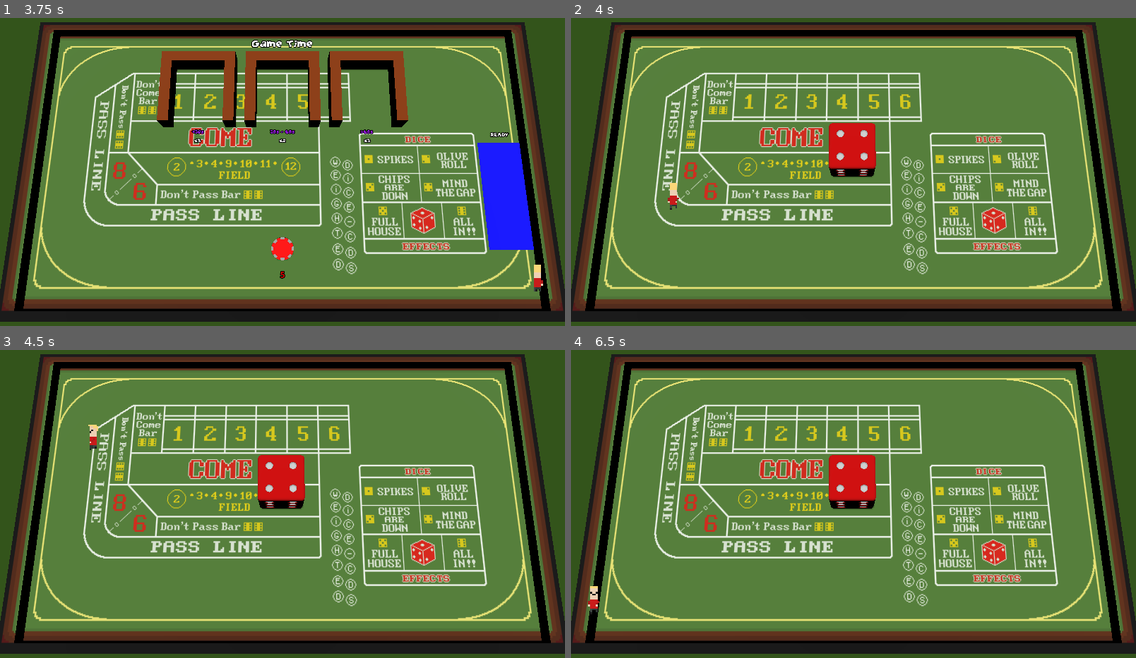
Above: before the commit, frames 1-4 (two rows, left to right).
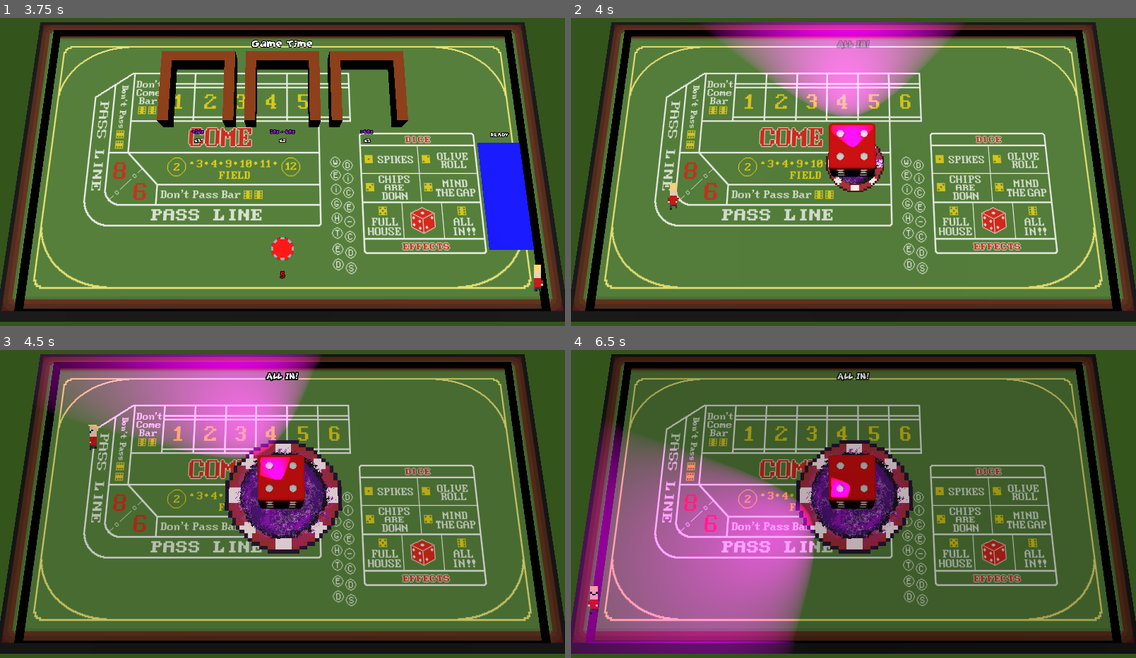
Above: after the commit, the same moments.

Repository: Laks0/weighted-dice-3d
Game: Godot game, scene res://Scenes/CharacterScreen/CharacterScreen.tscn
Same seed, same stepped clock (60 frames per second), same inputs: the game is played once before the commit and once after it.
Inputs:
- Up to frame 1 (3.75 s): click "Start" at 0.5 s; tap Enter (grab_mouse) at 1.25, 2.1 s; hold D (move_right_kb) 1.28-2.03 s; tap Alt (grab_kb2) at 1.35 s; hold S (move_down_kb) 2.03-2.78 s; hold D (move_right_kb) 2.78-3.53 s; tap Down (move_down_kb2) at 2.85 s; hold W (move_up_kb) from 3.53 s (still down); tap Left (move_left_kb2) at 3.6 s
- Up to frame 2 (4 s): keep holding W (move_up_kb)
- Up to frame 3 (4.5 s): release W (move_up_kb) at 4.28 s; hold A (move_left_kb) from 4.28 s (still down); tap Right (move_right_kb2) at 4.35 s
- Up to frame 4 (6.5 s): tap Up (move_up_kb2) at 5.1 s; release A (move_left_kb) at 5.78 s; hold S (move_down_kb) from 5.78 s (still down); tap Alt (grab_kb2) at 5.85 s

Frame 1 is identical in both runs. In frame 2, 9.1% of the frame differs, in the area x 23-70%, y 1-57%; in frame 3, 26%; in frame 4, 82%, in the area x 0-100%, y 2-99%.

Commit message:
Efecto All In

Diff:
--- a/Classes/Die/StateMachine/Roll/Stomp.gd
+++ b/Classes/Die/StateMachine/Roll/Stomp.gd
@@ -4,7 +4,7 @@
 var die : Die
 
 func _on_enter(_args):
-	result = randi() % 5 # TODO: Cambiar a 6 cuando estén los 6 efectos
+	result = randi() % 6
 
 	die = target as Die
 
--- /dev/null
+++ b/Classes/Effects/AllIn/AllInEffect.gd
@@ -0,0 +1,20 @@
+extends Effect
+
+@export var PortalScene : PackedScene
+
+var portal
+
+func start():
+	portal = PortalScene.instantiate()
+	portal.position.y = .06
+	arena.add_child(portal)
+
+	var lightTween := get_tree().create_tween()
+	lightTween.tween_property(arena.getMainLight(), "light_energy", .5, 1)
+	lightTween.set_ease(Tween.EASE_OUT)
+
+func end():
+	portal.kill()
+	var lightTween := get_tree().create_tween()
+	lightTween.tween_property(arena.getMainLight(), "light_energy", 1, 1)
+	lightTween.set_ease(Tween.EASE_OUT)
--- /dev/null
+++ b/Classes/Effects/AllIn/AllInEffect.tscn
@@ -0,0 +1,9 @@
+[gd_scene load_steps=3 format=3 uid="uid://1vq3q5rv3j3a"]
+
+[ext_resource type="Script" path="res://Classes/Effects/AllIn/AllInEffect.gd" id="1_pbkt0"]
+[ext_resource type="PackedScene" uid="uid://culfgpoe3bjxa" path="res://Classes/Effects/AllIn/Portal.tscn" id="2_d8hlu"]
+
+[node name="AllInEffect" type="Node"]
+script = ExtResource("1_pbkt0")
+PortalScene = ExtResource("2_d8hlu")
+effectName = "ALL IN!"
--- /dev/null
+++ b/Classes/Effects/AllIn/Portal.gd
@@ -0,0 +1,40 @@
+extends Area3D
+
+var rayDir := Vector3(PI/100, 0, 0)
+
+func _process(delta):
+	rayDir.y += PI/4 * delta
+
+	$Spotlight.rotation = rayDir
+
+	for i in get_tree().get_nodes_in_group("Monigotes"):
+		var mon := i as Monigote
+		if not isOnRay(mon):
+			continue
+		var dir3D = mon.position.direction_to(position)
+		var acceleration = 150
+		var dist = 1/mon.position.distance_to(position)
+		mon.knockback(Vector2(dir3D.x, dir3D.z).normalized() * acceleration * dist * delta)
+
+func isOnRay(mon : Monigote):
+	var dir2d := Vector2.from_angle(-rayDir.y - PI/2)
+	var pos2d := Vector2(mon.position.x, mon.position.z).normalized()
+
+	var angle := dir2d.angle_to(pos2d)
+	return angle < PI/4 and angle > -PI/4
+
+func _on_animated_sprite_3d_animation_finished():
+	if $AnimatedSprite3D.animation == "Spawn":
+		$AnimatedSprite3D.play("Loop")
+	if $AnimatedSprite3D.animation == "DeSpawn":
+		queue_free()
+
+func _on_body_entered(body):
+	if body is Monigote:
+		body.die()
+
+func kill():
+	var lightTween := get_tree().create_tween()
+	lightTween.tween_property($Spotlight, "light_energy", 0, .4)
+	lightTween.set_ease(Tween.EASE_OUT)
+	$AnimatedSprite3D.play("DeSpawn")
--- /dev/null
+++ b/Classes/Effects/AllIn/Portal.tscn
@@ -0,0 +1,141 @@
+[gd_scene load_steps=18 format=3 uid="uid://culfgpoe3bjxa"]
+
+[ext_resource type="Script" path="res://Classes/Effects/AllIn/Portal.gd" id="1_8x0fw"]
+[ext_resource type="Texture2D" uid="uid://qtt2n6v6w1dc" path="res://Classes/Effects/AllIn/portal ficha-Sheet.png" id="1_k0i47"]
+
+[sub_resource type="AtlasTexture" id="AtlasTexture_p3svm"]
+atlas = ExtResource("1_k0i47")
+region = Rect2(576, 0, 192, 192)
+
+[sub_resource type="AtlasTexture" id="AtlasTexture_uxn3a"]
+atlas = ExtResource("1_k0i47")
+region = Rect2(384, 0, 192, 192)
+
+[sub_resource type="AtlasTexture" id="AtlasTexture_w3c6q"]
+atlas = ExtResource("1_k0i47")
+region = Rect2(192, 0, 192, 192)
+
+[sub_resource type="AtlasTexture" id="AtlasTexture_nym45"]
+atlas = ExtResource("1_k0i47")
+region = Rect2(0, 0, 192, 192)
+
+[sub_resource type="AtlasTexture" id="AtlasTexture_w3gdd"]
+atlas = ExtResource("1_k0i47")
+region = Rect2(576, 0, 192, 192)
+
+[sub_resource type="AtlasTexture" id="AtlasTexture_8nnt0"]
+atlas = ExtResource("1_k0i47")
+region = Rect2(768, 0, 192, 192)
+
+[sub_resource type="AtlasTexture" id="AtlasTexture_kfnlv"]
+atlas = ExtResource("1_k0i47")
+region = Rect2(960, 0, 192, 192)
+
+[sub_resource type="AtlasTexture" id="AtlasTexture_htg5h"]
+atlas = ExtResource("1_k0i47")
+region = Rect2(1152, 0, 192, 192)
+
+[sub_resource type="AtlasTexture" id="AtlasTexture_lxqt7"]
+atlas = ExtResource("1_k0i47")
+region = Rect2(1344, 0, 192, 192)
+
+[sub_resource type="AtlasTexture" id="AtlasTexture_lbchm"]
+atlas = ExtResource("1_k0i47")
+region = Rect2(0, 0, 192, 192)
+
+[sub_resource type="AtlasTexture" id="AtlasTexture_wbwl1"]
+atlas = ExtResource("1_k0i47")
+region = Rect2(192, 0, 192, 192)
+
+[sub_resource type="AtlasTexture" id="AtlasTexture_pugjw"]
+atlas = ExtResource("1_k0i47")
+region = Rect2(384, 0, 192, 192)
+
+[sub_resource type="AtlasTexture" id="AtlasTexture_4x7pg"]
+atlas = ExtResource("1_k0i47")
+region = Rect2(576, 0, 192, 192)
+
+[sub_resource type="SpriteFrames" id="SpriteFrames_eqw54"]
+animations = [{
+"frames": [{
+"duration": 1.0,
+"texture": SubResource("AtlasTexture_p3svm")
+}, {
+"duration": 1.0,
+"texture": SubResource("AtlasTexture_uxn3a")
+}, {
+"duration": 1.0,
+"texture": SubResource("AtlasTexture_w3c6q")
+}, {
+"duration": 1.0,
+"texture": SubResource("AtlasTexture_nym45")
+}],
+"loop": false,
+"name": &"DeSpawn",
+"speed": 10.0
+}, {
+"frames": [{
+"duration": 1.0,
+"texture": SubResource("AtlasTexture_w3gdd")
+}, {
+"duration": 1.0,
+"texture": SubResource("AtlasTexture_8nnt0")
+}, {
+"duration": 1.0,
+"texture": SubResource("AtlasTexture_kfnlv")
+}, {
+"duration": 1.0,
+"texture": SubResource("AtlasTexture_htg5h")
+}, {
+"duration": 1.0,
+"texture": SubResource("AtlasTexture_lxqt7")
+}],
+"loop": true,
+"name": &"Loop",
+"speed": 10.0
+}, {
+"frames": [{
+"duration": 1.0,
+"texture": SubResource("AtlasTexture_lbchm")
+}, {
+"duration": 1.0,
+"texture": SubResource("AtlasTexture_wbwl1")
+}, {
+"duration": 1.0,
+"texture": SubResource("AtlasTexture_pugjw")
+}, {
+"duration": 1.0,
+"texture": SubResource("AtlasTexture_4x7pg")
+}],
+"loop": false,
+"name": &"Spawn",
+"speed": 10.0
+}]
+
+[sub_resource type="CapsuleShape3D" id="CapsuleShape3D_ihlre"]
+radius = 0.846557
+height = 6.08744
+
+[node name="Portal" type="Area3D"]
+script = ExtResource("1_8x0fw")
+
+[node name="AnimatedSprite3D" type="AnimatedSprite3D" parent="."]
+transform = Transform3D(1.5, 0, 0, 0, -6.55671e-08, 1.5, 0, -1.5, -6.55671e-08, 0, 0, 0)
+shaded = true
+texture_filter = 4
+sprite_frames = SubResource("SpriteFrames_eqw54")
+animation = &"DeSpawn"
+autoplay = "Spawn"
+
+[node name="CollisionShape3D" type="CollisionShape3D" parent="."]
+shape = SubResource("CapsuleShape3D_ihlre")
+
+[node name="Spotlight" type="SpotLight3D" parent="."]
+transform = Transform3D(1, 0, 0, 0, 0.999263, -0.0383878, 0, 0.0383878, 0.999263, 0, 1.06463, 0)
+light_color = Color(0.917647, 0, 1, 1)
+light_energy = 7.818
+light_specular = 15.409
+spot_range = 8.816
+
+[connection signal="body_entered" from="." to="." method="_on_body_entered"]
+[connection signal="animation_finished" from="AnimatedSprite3D" to="." method="_on_animated_sprite_3d_animation_finished"]
--- a/Classes/Effects/FullHouse/FullHouseEffect.tscn
+++ b/Classes/Effects/FullHouse/FullHouseEffect.tscn
@@ -23,30 +23,6 @@
 "method": &"createCard"
 }, {
 "args": [Vector3(4, 0, 4.5), Vector3(0, 0, -1)],
-"method": &"createCard"
-}]
-}
-
-[sub_resource type="Animation" id="Animation_o864y"]
-resource_name = "TopDown"
-length = 4.0
-tracks/0/type = "method"
-tracks/0/imported = false
-tracks/0/enabled = true
-tracks/0/path = NodePath(".")
-tracks/0/interp = 1
-tracks/0/loop_wrap = true
-tracks/0/keys = {
-"times": PackedFloat32Array(0, 1, 2),
-"transitions": PackedFloat32Array(1, 1, 1),
-"values": [{
-"args": [Vector3(-4, 0, -4.5), Vector3(0, 0, 1)],
-"method": &"createCard"
-}, {
-"args": [Vector3(0, 0, -4.5), Vector3(0, 0, 1)],
-"method": &"createCard"
-}, {
-"args": [Vector3(4, 0, -4.5), Vector3(0, 0, 1)],
 "method": &"createCard"
 }]
 }
@@ -78,6 +54,30 @@
 }]
 }
 
+[sub_resource type="Animation" id="Animation_o864y"]
+resource_name = "TopDown"
+length = 4.0
+tracks/0/type = "method"
+tracks/0/imported = false
+tracks/0/enabled = true
+tracks/0/path = NodePath(".")
+tracks/0/interp = 1
+tracks/0/loop_wrap = true
+tracks/0/keys = {
+"times": PackedFloat32Array(0, 1, 2),
+"transitions": PackedFloat32Array(1, 1, 1),
+"values": [{
+"args": [Vector3(-4, 0, -4.5), Vector3(0, 0, 1)],
+"method": &"createCard"
+}, {
+"args": [Vector3(0, 0, -4.5), Vector3(0, 0, 1)],
+"method": &"createCard"
+}, {
+"args": [Vector3(4, 0, -4.5), Vector3(0, 0, 1)],
+"method": &"createCard"
+}]
+}
+
 [sub_resource type="AnimationLibrary" id="AnimationLibrary_3rihy"]
 _data = {
 "BottomUp": SubResource("Animation_08o78"),
--- a/Classes/Monigotes/Monigote.tscn
+++ b/Classes/Monigotes/Monigote.tscn
@@ -1424,7 +1424,7 @@
 [sub_resource type="CylinderShape3D" id="CylinderShape3D_scrbw"]
 radius = 0.629883
 
-[node name="Monigote" type="CharacterBody3D"]
+[node name="Monigote" type="CharacterBody3D" groups=["Monigotes"]]
 collision_mask = 7
 axis_lock_angular_x = true
 axis_lock_angular_y = true
--- a/Scenes/Arena/Arena.gd
+++ b/Scenes/Arena/Arena.gd
@@ -32,6 +32,8 @@
 	$Die.rolled.connect(startEffect)
 
 	BetHandler.startGame(self)
+
+	startEffect(5)
 
 func _process(delta):
 	gameTime += delta
@@ -70,3 +72,6 @@
 	BetHandler.settleBet(winnerId)
 
 	get_tree().change_scene_to_file("res://Scenes/BettingScreen/BettingScreen.tscn")
+
+func getMainLight() -> DirectionalLight3D:
+	return $DirectionalLight3D
--- a/Scenes/Arena/Arena.tscn
+++ b/Scenes/Arena/Arena.tscn
@@ -9,6 +9,7 @@
 [ext_resource type="ArrayMesh" uid="uid://0am65n0l6hyj" path="res://Scenes/Arena/mesa.obj" id="7_7ki2k"]
 [ext_resource type="Texture2D" uid="uid://bl4bjeh13ejhs" path="res://Classes/Die/Arrow.png" id="8_renas"]
 [ext_resource type="PackedScene" uid="uid://bx1tfik0chsfl" path="res://Classes/Effects/Spikes/spikes_effect.tscn" id="8_ycw3d"]
+[ext_resource type="PackedScene" uid="uid://1vq3q5rv3j3a" path="res://Classes/Effects/AllIn/AllInEffect.tscn" id="12_ob7p2"]
 [ext_resource type="PackedScene" uid="uid://bbg4fcgpv31yt" path="res://Classes/Effects/FullHouse/FullHouseEffect.tscn" id="12_v5pfw"]
 [ext_resource type="PackedScene" uid="uid://bs1h7cfuyhx81" path="res://Classes/Effects/MindTheGap/MindTheGapEffect.tscn" id="12_yk85d"]
 
@@ -135,3 +136,5 @@
 [node name="MindTheGapEffect" parent="Effects" instance=ExtResource("12_yk85d")]
 
 [node name="FullHouseEffect" parent="Effects" instance=ExtResource("12_v5pfw")]
+
+[node name="AllInEffect" parent="Effects" instance=ExtResource("12_ob7p2")]
Binary file added: Classes/Effects/AllIn/portal ficha-Sheet.png
Not shown, added: Classes/Effects/AllIn/portal ficha-Sheet.png.import
Not shown: 1 places in Scenes/Arena/Arena.tscn that only renumber resources
